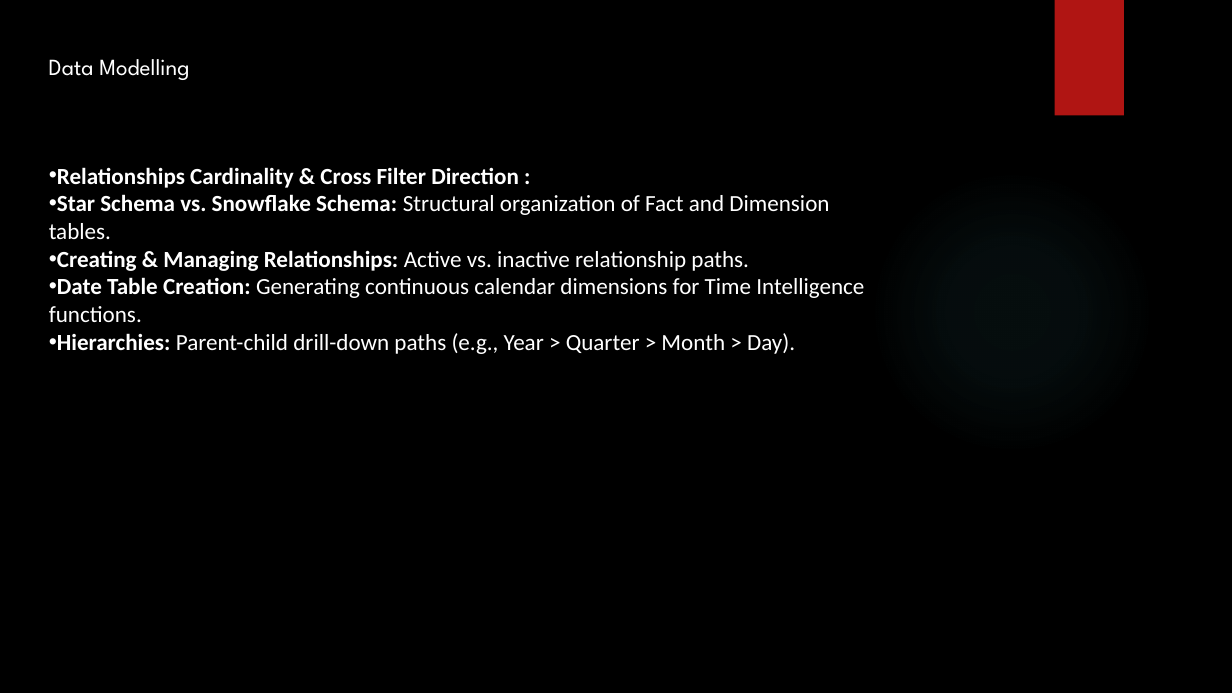
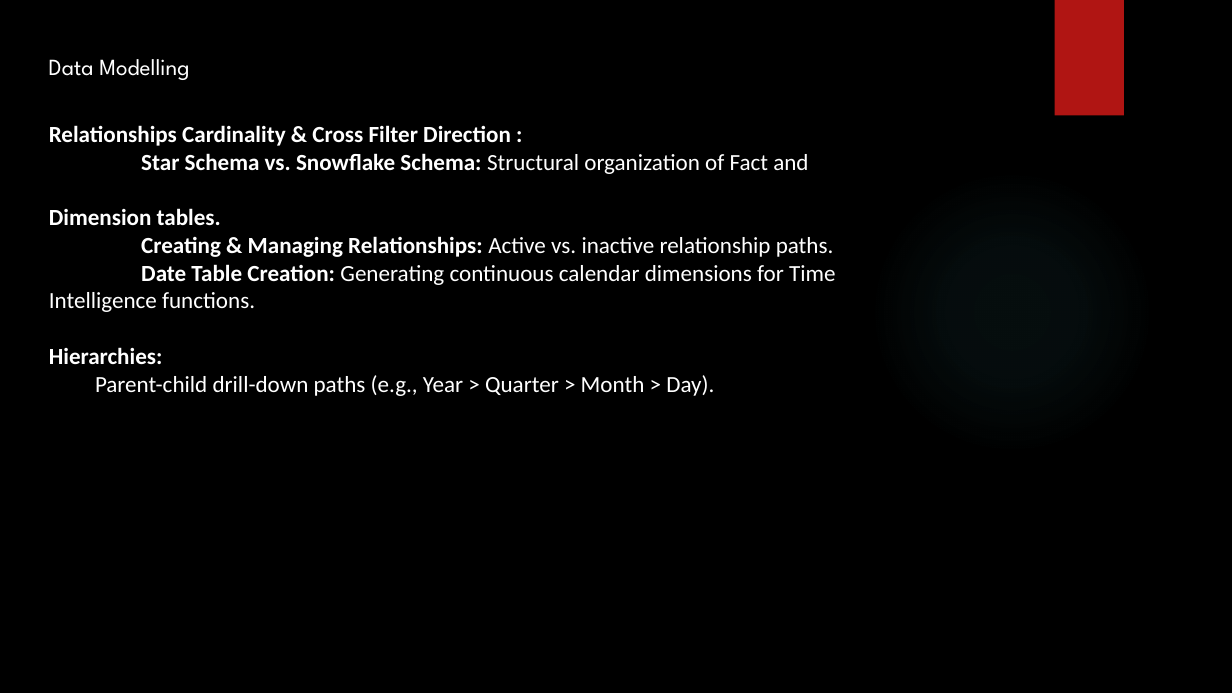
Before and after one commit to SHIVRAJSHINDE/Ethans, a slide deck: slide 16 of 17 18 20/5.Power Bi/Power Bi.pptx. Drawn at 1232x693 pixels with LibreOffice and Linux fonts; fonts in the diff are those of the drawing; background and template pictures are left out. Boxes give left, top, right and bottom in pixels: in the first picture for what was removed or moved away, otherwise in the second. Text is boxed around its words. In the diff, an @@ line names an element or a change of style, - is before the commit and + after.

```diff
--- a/17 18 20/5.Power Bi/Power Bi.pptx
+++ b/17 18 20/5.Power Bi/Power Bi.pptx
@@ text "Relationships Cardinality & Cross Filter ...": place and size @@
-text "Relationships Cardinality & Cross Filter ..." at (49, 167, 864, 354)
+text "Relationships Cardinality & Cross Filter ..." at (49, 125, 835, 396)
@@ text at (49, 125, 834, 257): bullet • to none @@
@@ text at (49, 153, 808, 225): text changed; bold on @@
-• Star Schema vs. Snowflake Schema: Structural organization of Fact and Dimension tables.
+Star Schema vs. Snowflake Schema: Structural organization of Fact and
+Dimension tables.
@@ text at (49, 264, 835, 396): text changed @@
-• Date Table Creation: Generating continuous calendar dimensions for Time Intelligence functions.
-• Hierarchies: Parent-child drill-down paths (e.g., Year > Quarter > Month > Day).
+Date Table Creation: Generating continuous calendar dimensions for Time
+Intelligence functions.
+Hierarchies:
+  Parent-child drill-down paths (e.g., Year > Quarter > Month > Day).
```
Also in this commit, not shown: 1 other slide changed, 47 other files.
